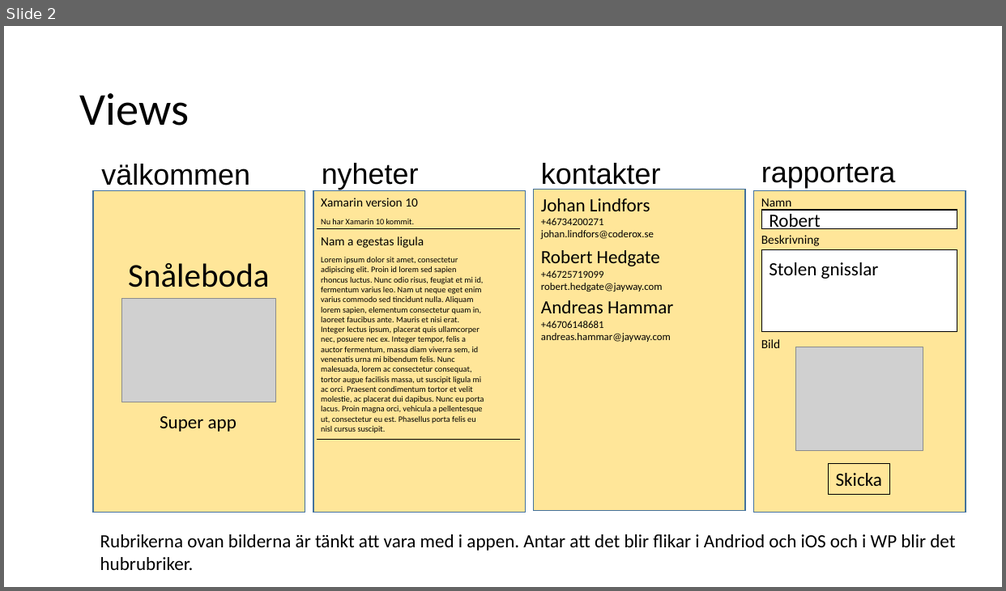
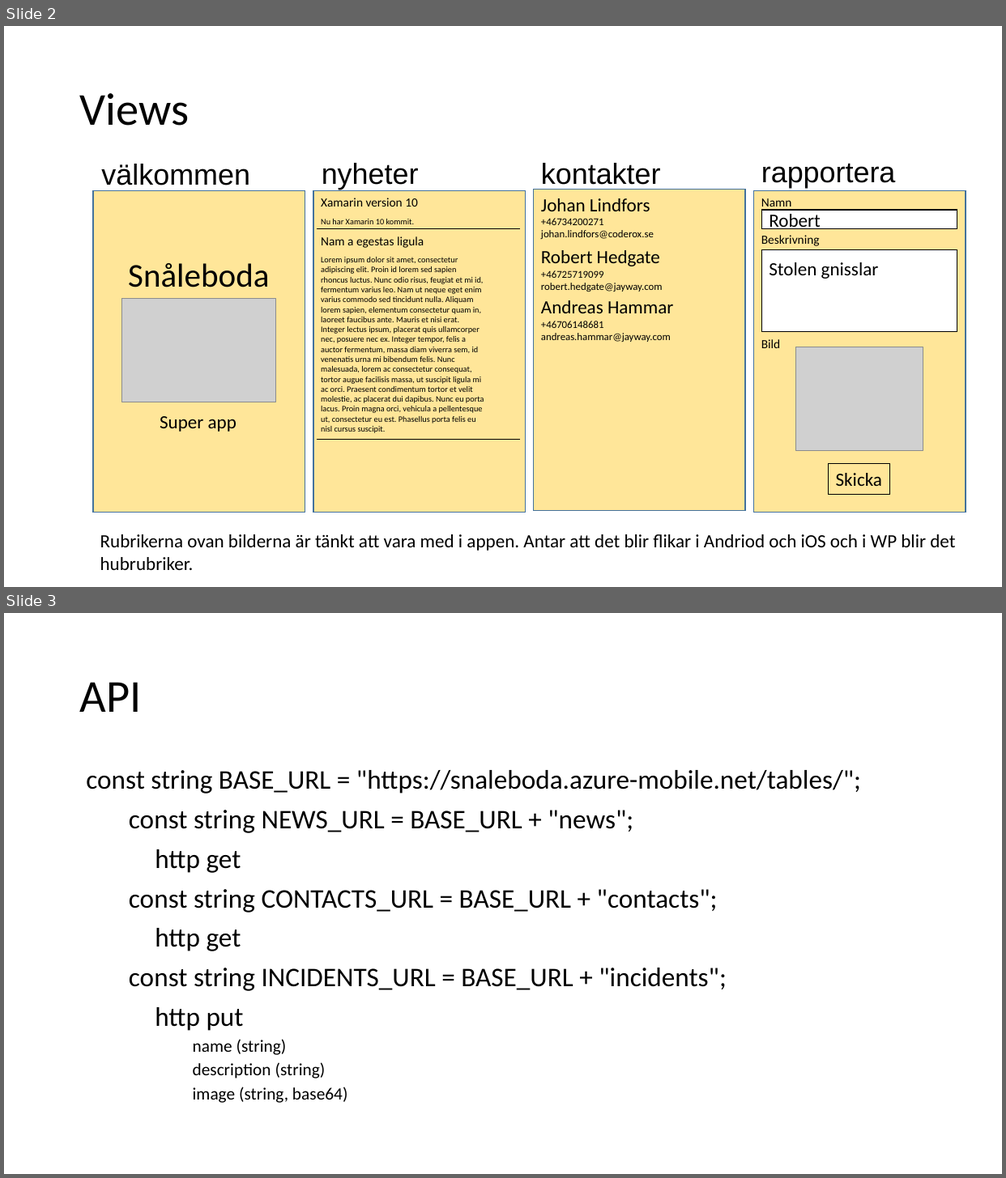
Before and after one commit to coderox/snaleboda, a slide deck: Doc/Snåleboda design.pptx. Shown one above the other, each under a label of ours: slide 2 before the commit, slides 2 and 3 after it. The pictures are 1006x591 and 1006x1178 pixels, drawn with LibreOffice and Linux fonts; fonts in the diff are those of the drawing; grey boxes stand for pictures. Boxes give left, top, right and bottom in pixels: in the first picture for what was removed or moved away, otherwise in the second. Text is boxed around its words. In the diff, an @@ line names an element or a change of style, - is before the commit and + after.

Commit message:
updated ppt with API info

```diff
--- a/Doc/Snåleboda design.pptx
+++ b/Doc/Snåleboda design.pptx
@@ slide 3 added at box(4, 613, 1002, 1174), background #FFFFFF @@
@@ title added at box(80, 682, 142, 712), 44 pt, text #000000 @@
+API
@@ text added at box(86, 770, 861, 1103), 25.9 pt, text #000000 @@
+const string BASE_URL = "https://snaleboda.azure-mobile.net/tables/";
+const string NEWS_URL = BASE_URL + "news";
+http get
+const string CONTACTS_URL = BASE_URL + "contacts";
+http get
+const string INCIDENTS_URL = BASE_URL + "incidents";
+http put
+      name (string)
+      description (string)
+      image (string, base64)
```
